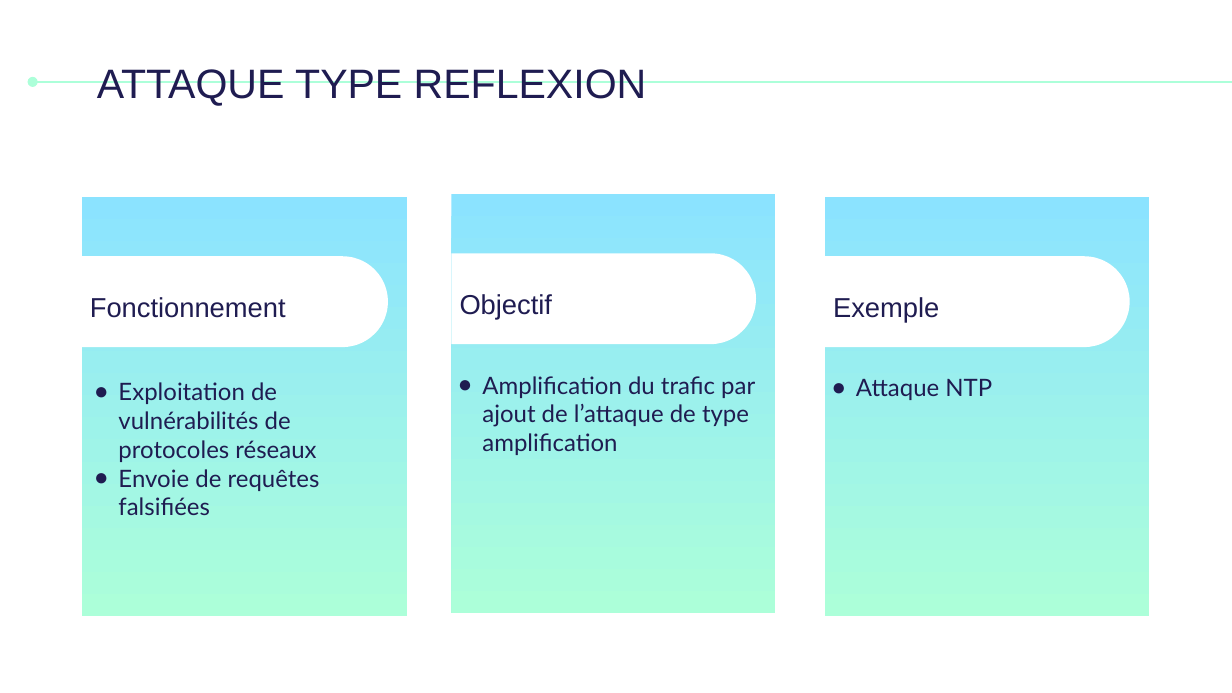
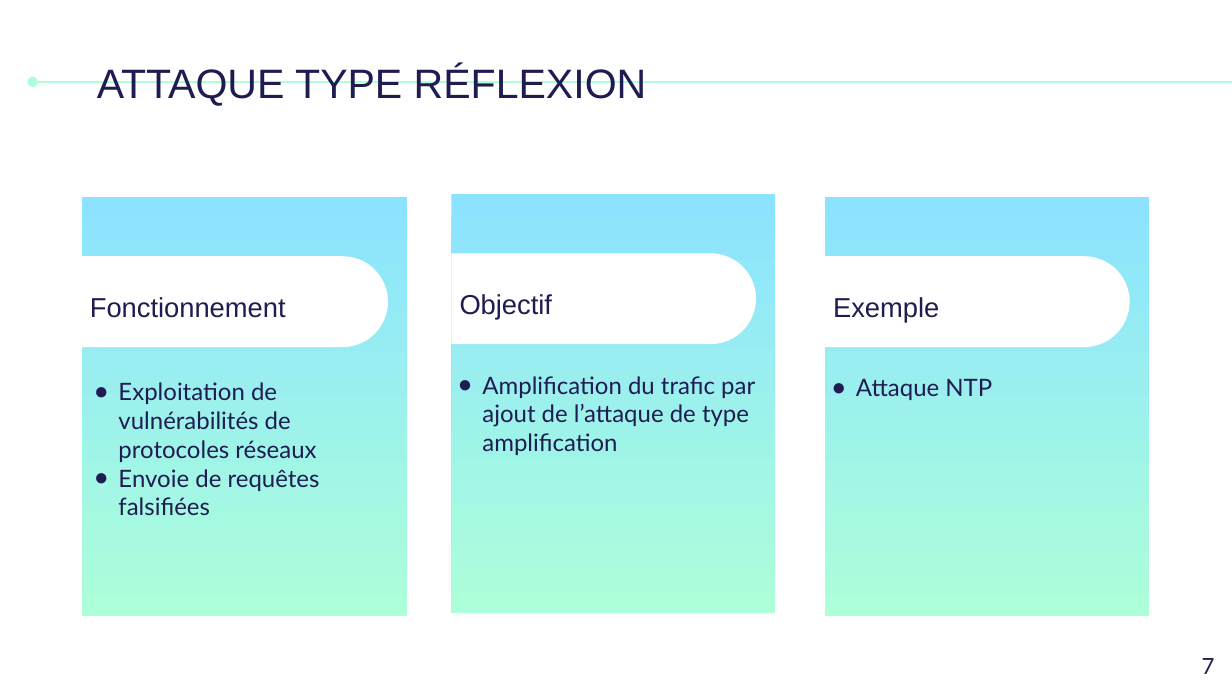
Before and after one commit to amadouth6/Crypto_project, a slide deck: slide 7 of Présentation.pptx. Drawn at 1232x693 pixels with LibreOffice and Linux fonts; fonts in the diff are those of the drawing. Boxes give left, top, right and bottom in pixels: in the first picture for what was removed or moved away, otherwise in the second. Text is boxed around its words. In the diff, an @@ line names an element or a change of style, - is before the commit and + after.

```diff
--- a/Présentation.pptx
+++ b/Présentation.pptx
@@ title at (97,66,647,106): text changed @@
-ATTAQUE TYPE REFLEXION
+ATTAQUE TYPE RÉFLEXION
@@ page number added at (1202,658,1215,674), 13 pt, text #1F1C51 @@
+7
```
Also in this commit, not shown: 11 other slides changed, 3 other files.
